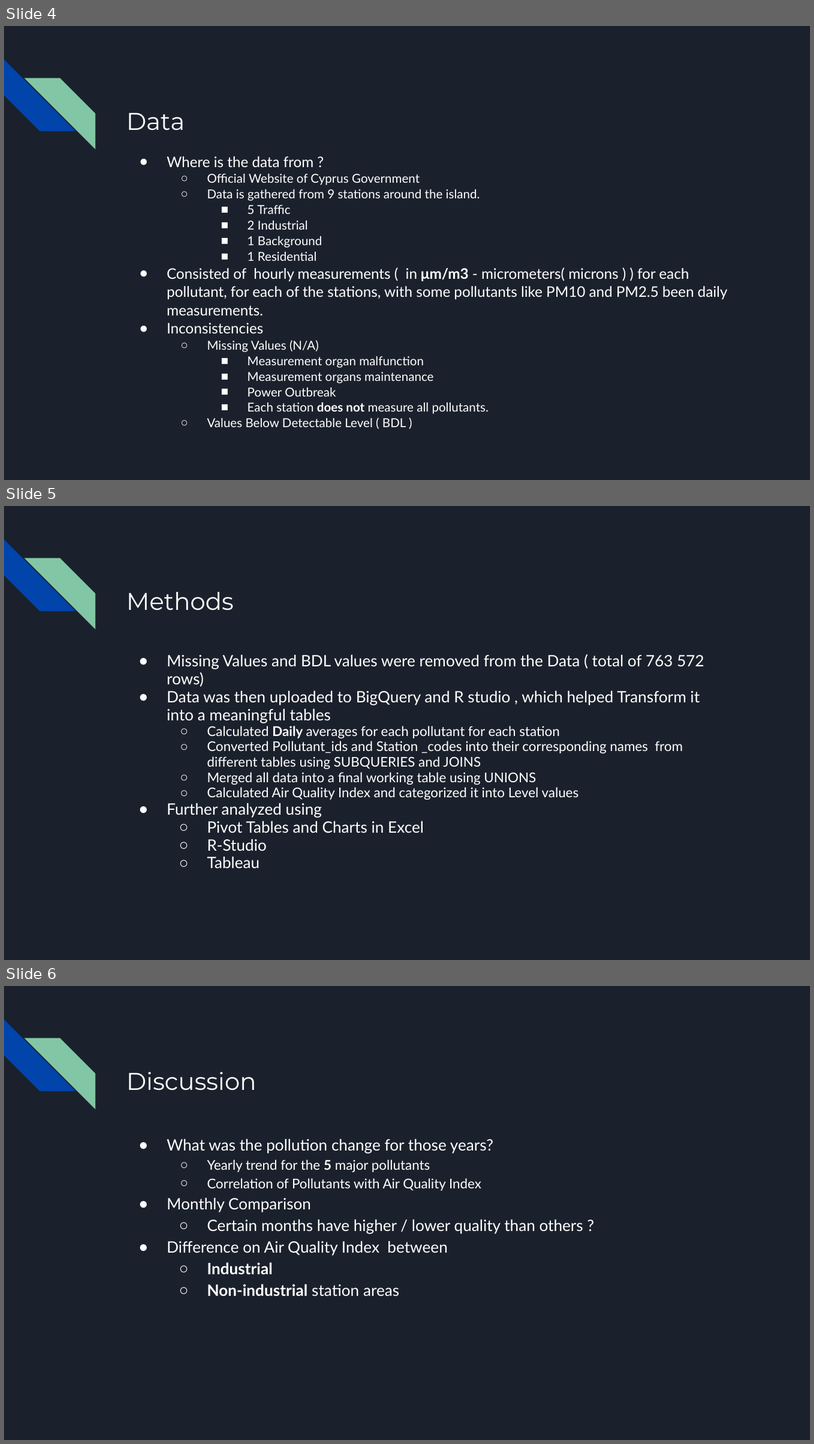
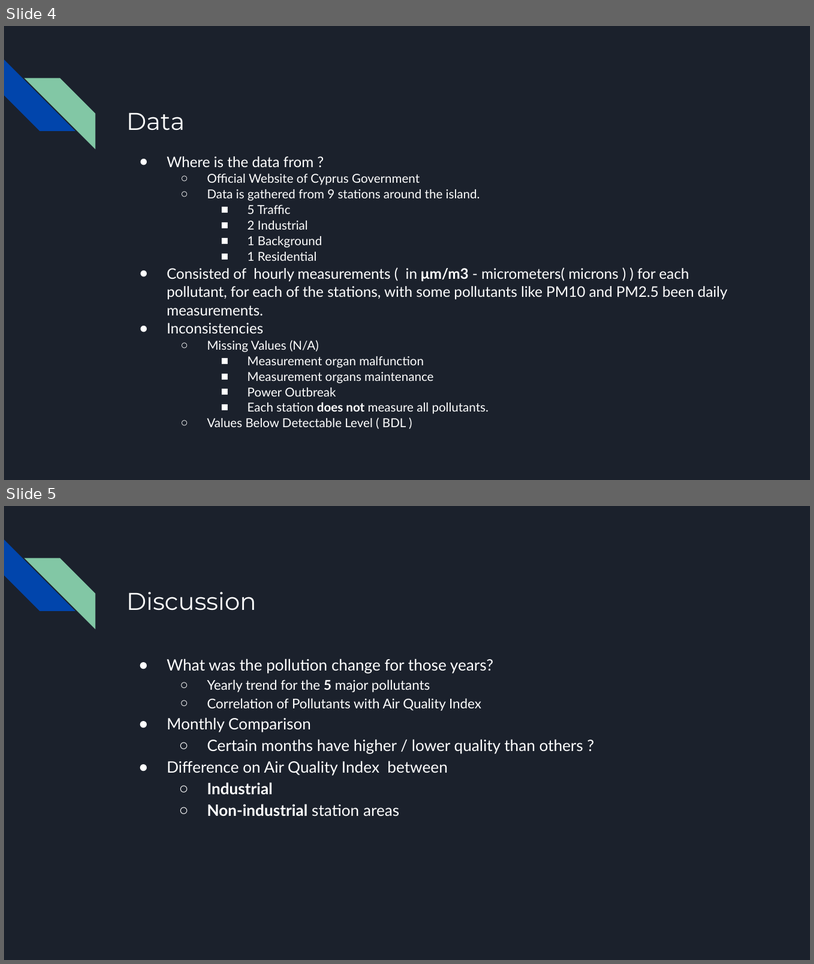
Before and after one commit to marinos32/Google-Data-Analytics-Capstone-Project, a slide deck: Air Pollution Change in Cyprus 2018-2023.pptx. Shown one above the other, each under a label of ours: slides 4, 5 and 6 before the commit, slides 4 and 5 after it. The pictures are 814x1444 and 814x964 pixels, drawn with LibreOffice and Linux fonts; fonts in the diff are those of the drawing. Boxes give left, top, right and bottom in pixels: in the first picture for what was removed or moved away, otherwise in the second. Text is boxed around its words. In the diff, an @@ line names an element or a change of style, - is before the commit and + after.

```diff
--- a/Air Pollution Change in Cyprus 2018-2023.pptx
+++ b/Air Pollution Change in Cyprus 2018-2023.pptx
@@ slide 5 removed at <box>4,506,810,960</box>, background #1B212C; not listed: 2 template elements that a slide beside it also shows @@
@@ title removed at <box>126,592,234,610</box> @@
-Methods
@@ text removed at <box>167,654,705,868</box> @@
-● Missing Values and BDL values were removed from the Data ( total of 763 572 rows)
-● Data was then uploaded to BigQuery and R studio , which helped Transform it into a meaningful tables
-  ○ Calculated Daily averages for each pollutant for each station
-  ○ Converted Pollutant_ids and Station _codes into their corresponding names from different tables using SUBQUERIES and JOINS
-  ○ Merged all data into a final working table using UNIONS
-  ○ Calculated Air Quality Index and categorized it into Level values
-● Further analyzed using
-  ○ Pivot Tables and Charts in Excel
-  ○ R-Studio
-  ○ Tableau
@@ what was slide 6 is now slide 5 @@
```
Also in this commit, not shown: 7 slides changed.
